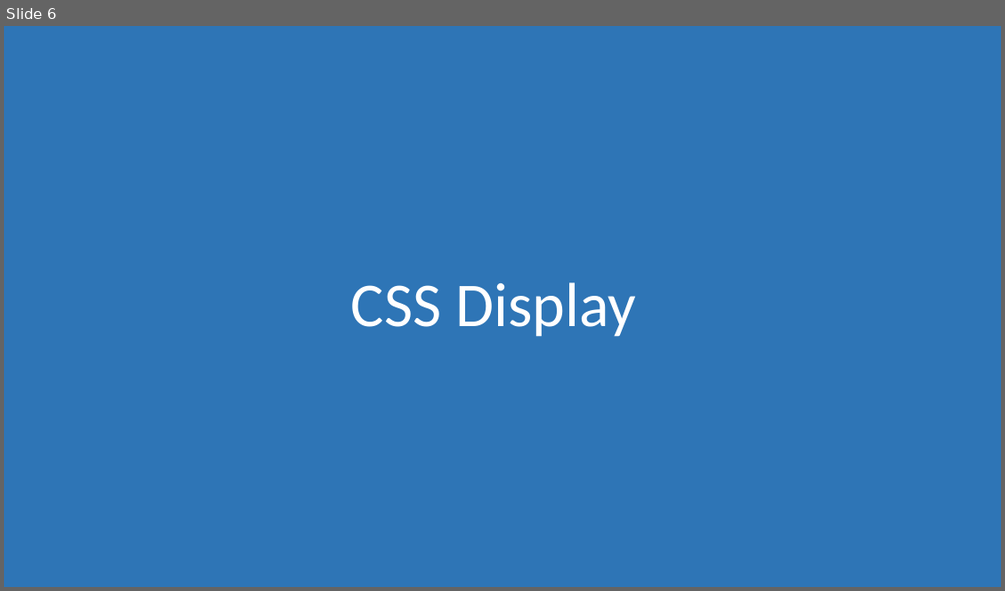
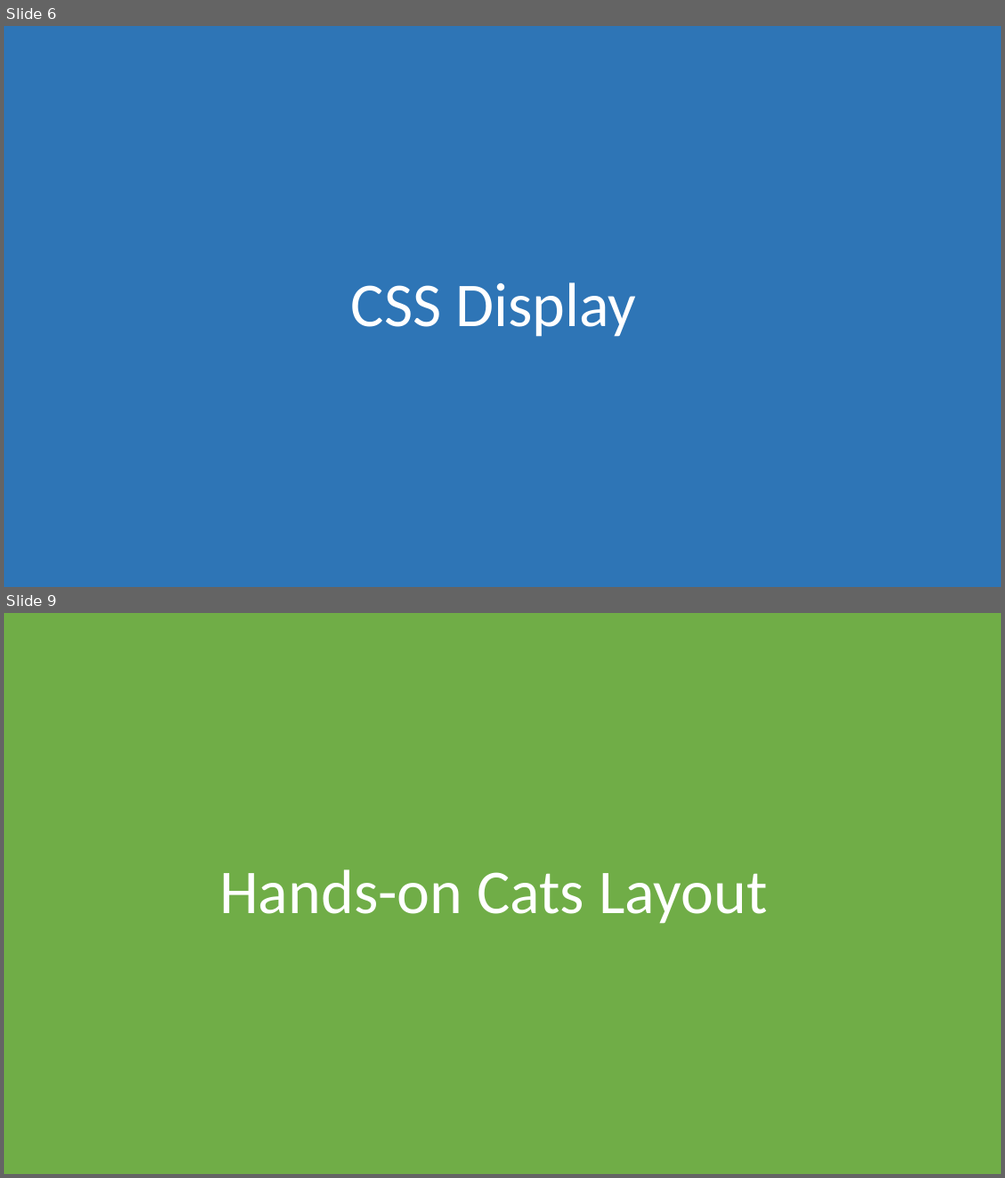
Before and after one commit to morkkis/PWD, a slide deck: presentations/chapter-3/Practical Web Dev.pptx. Shown one above the other, each under a label of ours: slide 6 before the commit, slides 6 and 9 after it; the slides between them are not shown. The pictures are 1005x591 and 1005x1178 pixels, drawn with LibreOffice and Linux fonts; fonts in the diff are those of the drawing. Boxes give left, top, right and bottom in pixels: in the first picture for what was removed or moved away, otherwise in the second. Text is boxed around its words. In the diff, an @@ line names an element or a change of style, - is before the commit and + after.

```diff
--- a/presentations/chapter-3/Practical Web Dev.pptx
+++ b/presentations/chapter-3/Practical Web Dev.pptx
@@ slide 9 added at (x1=4, y1=613, x2=1001, y2=1174), background #FFFFFF @@
@@ rectangle added at (x1=4, y1=613, x2=1001, y2=1174), fill #70AD47 @@
@@ title added at (x1=219, y1=869, x2=768, y2=924), 60 pt, text #FFFFFF @@
+Hands-on Cats Layout
```
Also in this commit, not shown: 2 other slides added, 7 other files.
